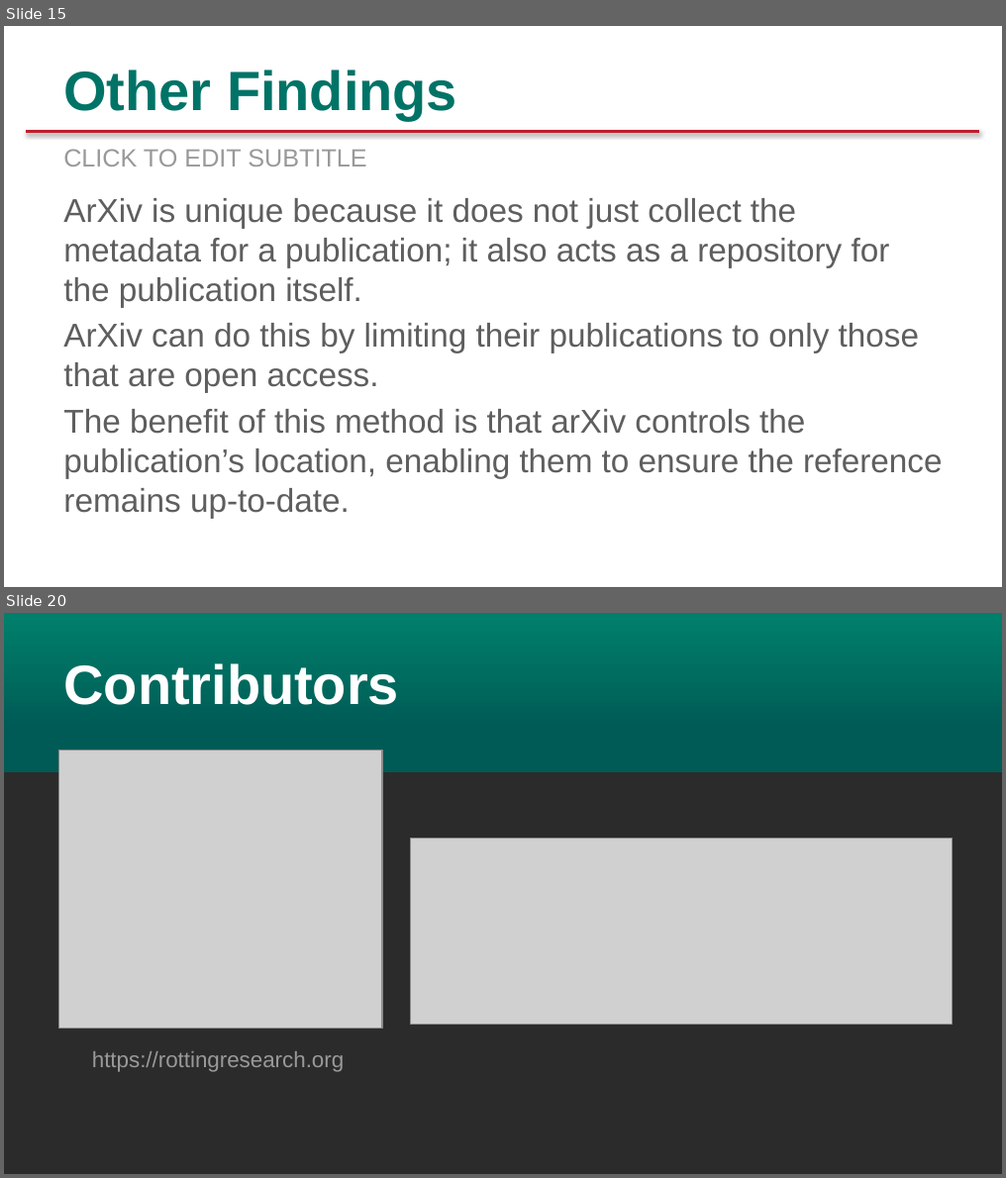
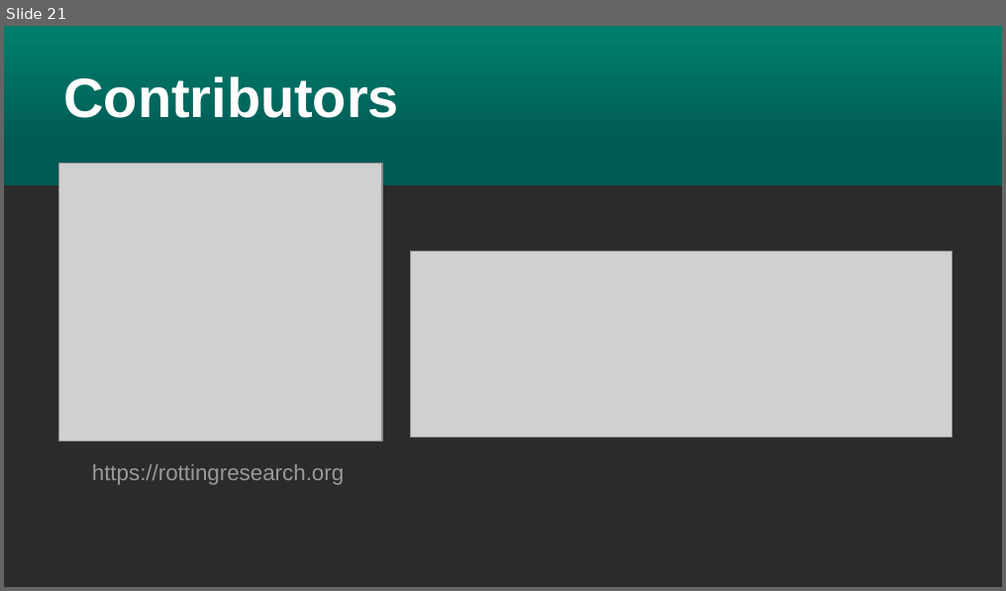
Before and after one commit to rottingresearch/rottingresearch, a slide deck: Presentations/ALA LibLearnX 2024/LibLearnX-2024-ALA.pptx. Shown one above the other, each under a label of ours: slides 15 and 20 before the commit, slide 21 after it; the slides between them are not shown. The pictures are 1006x1178 and 1006x591 pixels, drawn with LibreOffice and Linux fonts; fonts in the diff are those of the drawing; grey boxes stand for pictures; background and template pictures are left out; a plain dark background stands for a picture behind light text. Boxes give left, top, right and bottom in pixels: in the first picture for what was removed or moved away, otherwise in the second. Text is boxed around its words. In the diff, an @@ line names an element or a change of style, - is before the commit and + after.

```diff
--- a/Presentations/ALA LibLearnX 2024/LibLearnX-2024-ALA.pptx
+++ b/Presentations/ALA LibLearnX 2024/LibLearnX-2024-ALA.pptx
@@ slide 15 removed at (x1=4, y1=26, x2=1002, y2=587), background picture (left out) @@
@@ title removed at (x1=63, y1=70, x2=457, y2=120) @@
-Other Findings
@@ line removed from (26, 131) to (980, 131) @@
@@ text removed at (x1=63, y1=149, x2=366, y2=167) @@
-CLICK TO EDIT SUBTITLE
@@ text removed at (x1=63, y1=198, x2=943, y2=478) @@
-ArXiv is unique because it does not just collect the metadata for a publication; it also acts as a repository for the publication itself.
-ArXiv can do this by limiting their publications to only those that are open access.
-The benefit of this method is that arXiv controls the publication’s location, enabling them to ensure the reference remains up-to-date.
@@ what was slide 20 is now slide 21 @@
```
Also in this commit, not shown: 14 slides changed, 4 slides added, 2 other slides removed, 1 other file.
